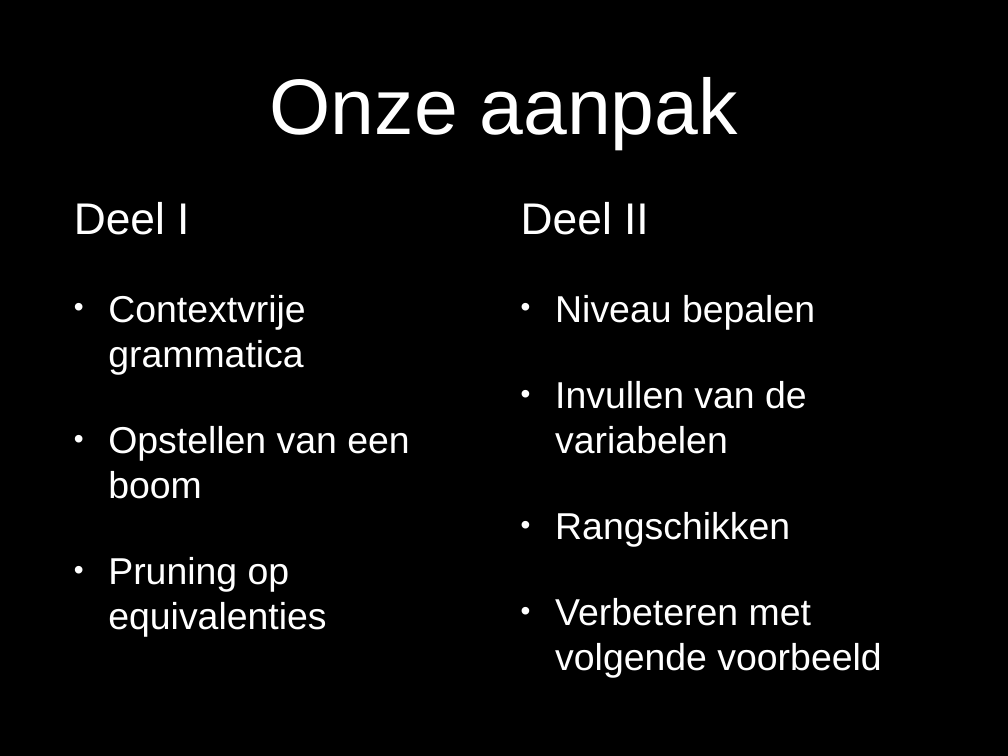
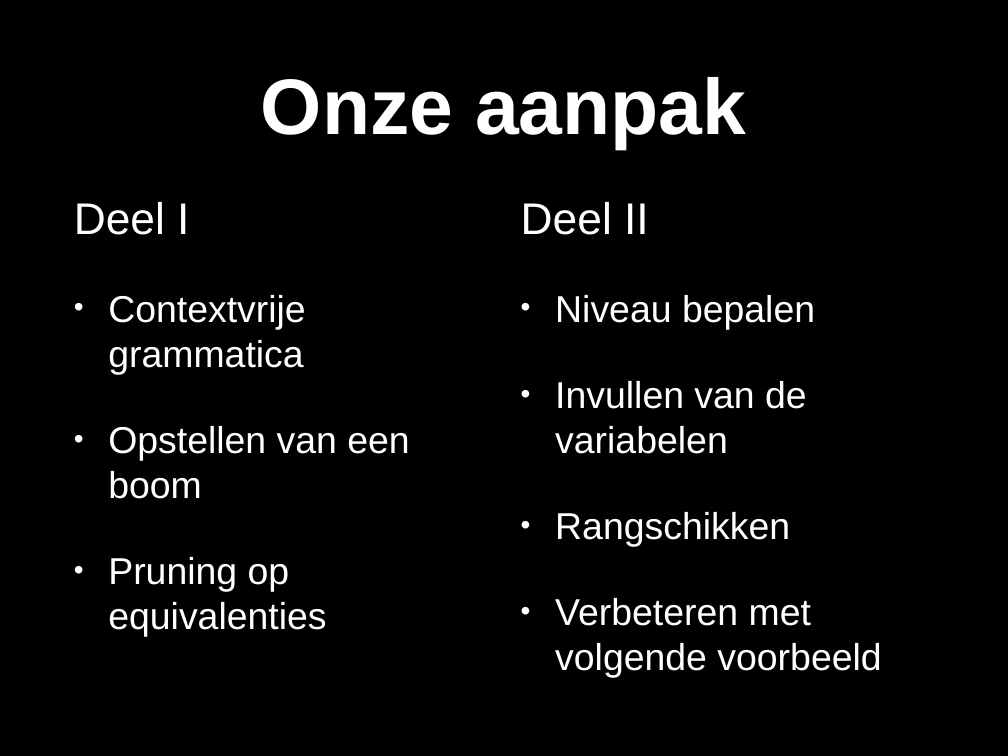
Before and after one commit to TomDeGroote/Bachelorproef, a slide deck: slide 4 of Probleemstelling/Presentatie/ProbleemstellingV3.pptx. Drawn at 1008x756 pixels with LibreOffice and Linux fonts; fonts in the diff are those of the drawing. Boxes give left, top, right and bottom in pixels: in the first picture for what was removed or moved away, otherwise in the second. Text is boxed around its words. In the diff, an @@ line names an element or a change of style, - is before the commit and + after.

```diff
--- a/Probleemstelling/Presentatie/ProbleemstellingV3.pptx
+++ b/Probleemstelling/Presentatie/ProbleemstellingV3.pptx
@@ title "Onze aanpak" at (261,77,746,150): bold on @@
```
Also in this commit, not shown: 3 other slides changed.
